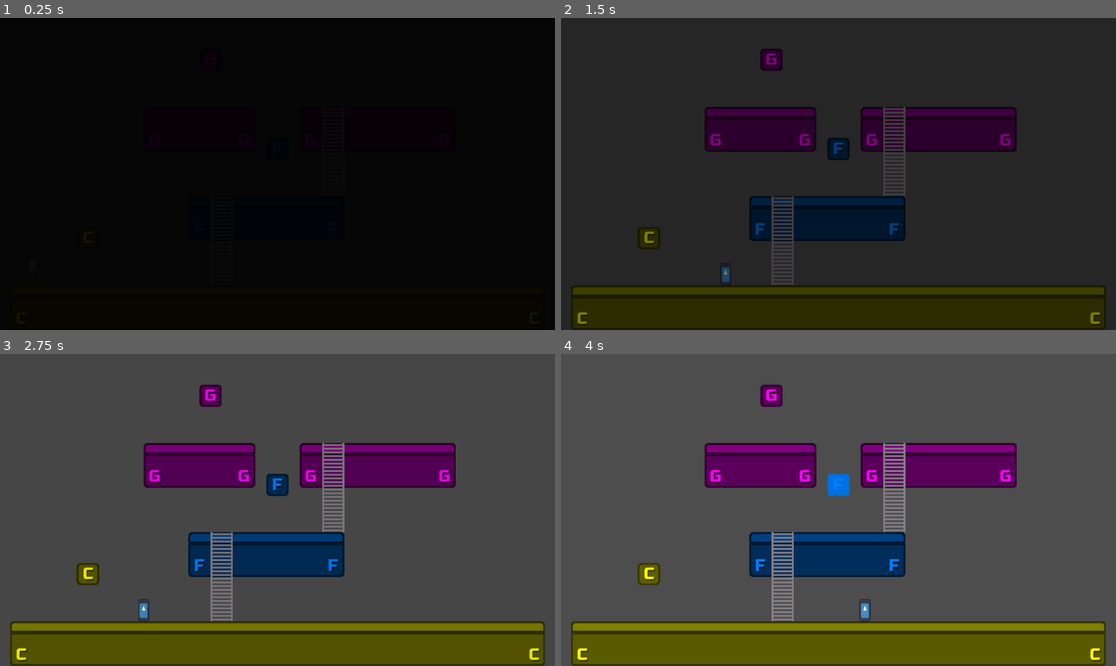
Above: before the commit, frames 1-4 (two rows, left to right).
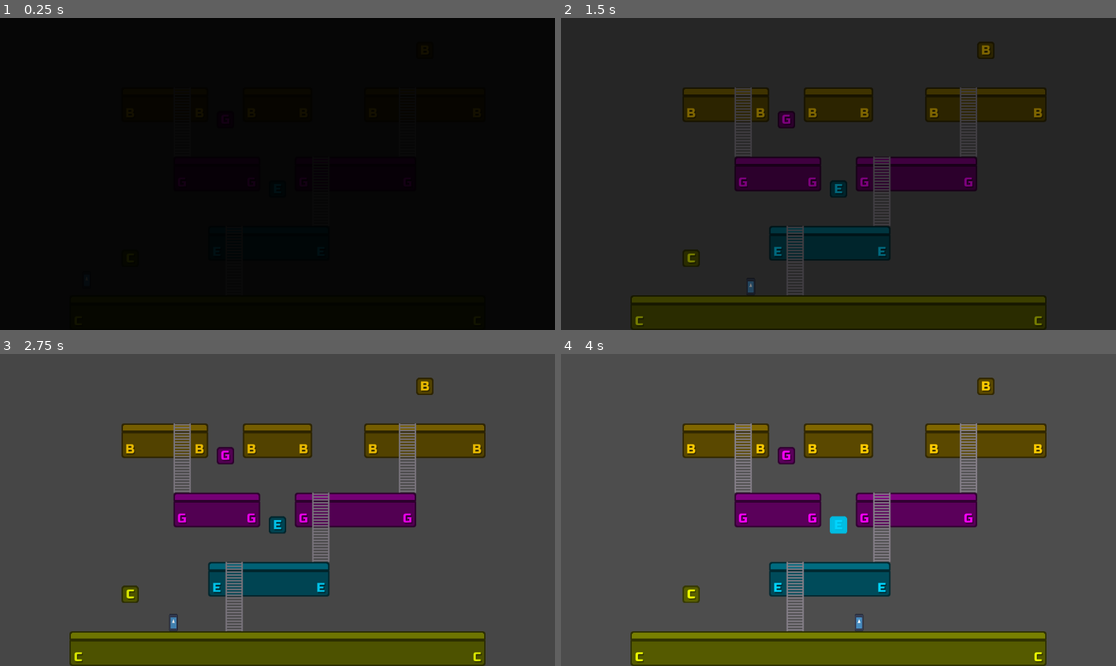
Above: after the commit, the same moments.

Repository: nicom7/game-off-2023
Game: Godot game, scene res://levels/world_a.tscn
The game is run twice, just before and just after one commit, with the same random seed, the same clock (stepped at 60 frames per second) and the same inputs. This scene is started directly instead of the project's main scene. The engine's default icon, where the game draws it, is replaced by a stand-in: a white triangle on a blue panel in a dark square.
Inputs:
- Up to frame 1 (0.25 s): no input
- Up to frame 2 (1.5 s): tap Enter at 0.5 s; hold Right (ui_right) from 0.53 s (still down)
- Up to frame 3 (2.75 s): release Right (ui_right) at 2.03 s; hold Left (ui_left) from 2.03 s (still down)
- Up to frame 4 (4 s): release Left (ui_left) at 2.78 s; hold Right (ui_right) from 2.78 s (still down)

The runs differ from the first frame. In frame 2, 27% of the frame differs, in the area x 1-99%, y 7-100%; in frame 3, 30%; in frame 4, 30%.

Commit message:
Move tone frequencies and colors to Config scene
- Autoload config scene
- Fix notes/stage computation when number of notes exceed the max number of stages

Diff:
--- a/game_objects/audio/note_player.gd
+++ b/game_objects/audio/note_player.gd
@@ -63,7 +63,7 @@
 		return
 
 	if not playback is AudioStreamGeneratorPlayback:
-		$AudioStreamPlayer.pitch_scale = pitch * Globals.TONE_FREQUENCIES[tone] / Globals.TONE_FREQUENCIES[Globals.Tone.A]
+		$AudioStreamPlayer.pitch_scale = pitch * Config.tone_frequencies[tone] / Config.tone_frequencies[Globals.Tone.A]
 	else:
 		$AudioStreamPlayer.pitch_scale = pitch
 
@@ -109,8 +109,8 @@
 
 func _fill_buffer():
 	var gen_playback = playback as AudioStreamGeneratorPlayback
-	var f1 = Globals.TONE_FREQUENCIES[tone]
-	var f2 = Globals.TONE_FREQUENCIES[tone] * 2
+	var f1 = Config.tone_frequencies[tone]
+	var f2 = Config.tone_frequencies[tone] * 2
 	var frames_available = gen_playback.get_frames_available()
 #	print("fill buffer, ", frames_available)
 
--- a/game_objects/platforms/platform.gd
+++ b/game_objects/platforms/platform.gd
@@ -39,7 +39,7 @@
 	if not is_node_ready():
 		return
 
-	modulate = Globals.TONE_COLORS[tone]
+	modulate = Config.tone_colors[tone]
 	var label = Globals.get_label_from_tone(tone)
 	%LeftPivot/Label.text = label
 	%RightPivot/Label.text = label
--- a/game_objects/switch_blocks/switch_block.gd
+++ b/game_objects/switch_blocks/switch_block.gd
@@ -45,7 +45,7 @@
 	if not is_node_ready():
 		return
 
-	modulate = Globals.TONE_COLORS[tone]
+	modulate = Config.tone_colors[tone]
 	$Block/ToneLabel.text = Globals.get_label_from_tone(tone)
 
 # Called when the node enters the scene tree for the first time.
--- a/levels/random_level_generator.gd
+++ b/levels/random_level_generator.gd
@@ -4,7 +4,8 @@
 @export var note_count_min: int = 2
 @export var note_count_max: int = 7
 
-const NOTES_PER_STAGE_COUNT_MAX: int = 2
+const NOTES_PER_STAGE_MAX: int = 2
+const STAGE_COUNT_MAX: int = 7
 
 var _scales: Dictionary = {}
 
@@ -21,10 +22,13 @@
 	var valid_scales = _scales[note_count]
 	notes = valid_scales.pick_random()
 
-	notes_per_stage_max = randi_range(1, NOTES_PER_STAGE_COUNT_MAX)
+	var _notes_per_stage_max = NOTES_PER_STAGE_MAX
+	var _notes_per_stage_min = clampi(ceili(notes.size() / (STAGE_COUNT_MAX as float)), 1, _notes_per_stage_max)
 
-	var _stage_count_min = ceili(notes.size() / float(notes_per_stage_max))
-	var _stage_count_max = notes.size()
+	notes_per_stage_max = randi_range(_notes_per_stage_min, _notes_per_stage_max)
+
+	var _stage_count_max = STAGE_COUNT_MAX
+	var _stage_count_min = clampi(ceili(notes.size() / (notes_per_stage_max as float)), 1, _stage_count_max)
 
 	stage_count_max = randi_range(_stage_count_min, _stage_count_max)
 
--- a/levels/world_a.tscn
+++ b/levels/world_a.tscn
@@ -70,6 +70,12 @@
 [node name="BoundingRect" parent="Environment/Stages/Stage0/PlatformSet" index="0"]
 shape = SubResource("RectangleShape2D_j14s7")
 
+[node name="Platform" parent="Environment/Stages/Stage0/PlatformSet" index="1"]
+modulate = Color(0.5, 1, 0, 1)
+
+[node name="SwitchBlock" parent="Environment/Stages/Stage0/PlatformSet" index="2"]
+modulate = Color(0.5, 1, 0, 1)
+
 [node name="Ladder" parent="Environment/Stages/Stage0/PlatformSet" index="3"]
 process_mode = 4
 
@@ -81,10 +87,12 @@
 shape = SubResource("RectangleShape2D_kcawv")
 
 [node name="Platform" parent="Environment/Stages/Stage0/PlatformSet2" index="1"]
+modulate = Color(0.5, 1, 0, 1)
 layer_0/tile_data = PackedInt32Array(0, 65536, 0, 65536, 65536, 2, 1, 131072, 0, 65537, 131072, 2, 2, 131072, 0, 65538, …(334 unchanged characters)…
 size = Vector2i(13, 2)
 
 [node name="SwitchBlock" parent="Environment/Stages/Stage0/PlatformSet2" index="2"]
+modulate = Color(0.5, 1, 0, 1)
 position = Vector2(384, -126)
 
 [node name="Ladder" parent="Environment/Stages/Stage0/PlatformSet2" index="3"]
@@ -101,14 +109,14 @@
 shape = SubResource("RectangleShape2D_ax677")
 
 [node name="Platform" parent="Environment/Stages/Stage1/PlatformSet" index="1"]
-modulate = Color(0, 1, 1, 1)
+modulate = Color(0, 0.5, 1, 1)
 position = Vector2(-48, 0)
 layer_0/tile_data = PackedInt32Array(0, 65536, 0, 65536, 65536, 2, 1, 131072, 0, 65537, 131072, 2, 2, 131072, 0, 65538, 131072, 2, 3, 131072, 0, 65539, 131072, 2, 4, 131072, 0, 65540, 131072, 2, 5, 131072, 0, 65541, 131072, 2, 6, 196608, 0, 65542, 196608, 2)
 size = Vector2i(7, 2)
 tone = 4
 
 [node name="SwitchBlock" parent="Environment/Stages/Stage1/PlatformSet" index="2"]
-modulate = Color(0, 1, 1, 1)
+modulate = Color(0, 0.5, 1, 1)
 position = Vector2(120, -126)
 tone = 4
 
@@ -121,21 +129,21 @@
 shape = SubResource("RectangleShape2D_d7xp7")
 
 [node name="Platform" parent="Environment/Stages/Stage1/PlatformSet2" index="1"]
-modulate = Color(0, 1, 1, 1)
+modulate = Color(0, 0.5, 1, 1)
 position = Vector2(-96, 0)
 layer_0/tile_data = PackedInt32Array(0, 65536, 0, 65536, 65536, 2, 1, 131072, 0, 65537, 131072, 2, 2, 131072, 0, 65538, 131072, 2, 3, 196608, 0, 65539, 196608, 2)
 size = Vector2i(4, 2)
 tone = 4
 
 [node name="Platform2" parent="Environment/Stages/Stage1/PlatformSet2" index="2" instance=ExtResource("4_dpbpj")]
-modulate = Color(0, 1, 1, 1)
+modulate = Color(0, 0.5, 1, 1)
 position = Vector2(-480, 0)
 layer_0/tile_data = PackedInt32Array(0, 65536, 0, 65536, 65536, 2, 1, 131072, 0, 65537, 131072, 2, 2, 131072, 0, 65538, 131072, 2, 3, 131072, 0, 65539, 131072, 2, 4, 131072, 0, 65540, 131072, 2, 5, 196608, 0, 65541, 196608, 2)
 size = Vector2i(6, 2)
 tone = 4
 
 [node name="SwitchBlock" parent="Environment/Stages/Stage1/PlatformSet2" index="3"]
-modulate = Color(0, 1, 1, 1)
+modulate = Color(0, 0.5, 1, 1)
 tone = 4
 
 [node name="Ladder" parent="Environment/Stages/Stage1/PlatformSet2" index="4"]
@@ -209,28 +217,28 @@
 shape = SubResource("RectangleShape2D_s0sa1")
 
 [node name="Platform" parent="Environment/Stages/Stage3/PlatformSet" index="1"]
-modulate = Color(0, 0.5, 1, 1)
+modulate = Color(0, 0, 1, 1)
 position = Vector2(-768, 0)
 layer_0/tile_data = PackedInt32Array(0, 65536, 0, 65536, 65536, 2, 1, 131072, 0, 65537, 131072, 2, 2, 131072, 0, 65538, 131072, 2, 3, 131072, 0, 65539, 131072, 2, 4, 196608, 0, 65540, 196608, 2)
 size = Vector2i(5, 2)
 tone = 5
 
 [node name="Platform2" parent="Environment/Stages/Stage3/PlatformSet" index="2" instance=ExtResource("4_dpbpj")]
-modulate = Color(0, 0.5, 1, 1)
+modulate = Color(0, 0, 1, 1)
 position = Vector2(-96, 0)
 layer_0/tile_data = PackedInt32Array(0, 65536, 0, 65536, 65536, 2, 1, 131072, 0, 65537, 131072, 2, 2, 131072, 0, 65538, 131072, 2, 3, 131072, 0, 65539, 131072, 2, 4, 131072, 0, 65540, 131072, 2, 5, 131072, 0, 65541, 131072, 2, 6, 196608, 0, 65542, 196608, 2)
 size = Vector2i(7, 2)
 tone = 5
 
 [node name="Platform3" parent="Environment/Stages/Stage3/PlatformSet" index="3" instance=ExtResource("4_dpbpj")]
-modulate = Color(0, 0.5, 1, 1)
+modulate = Color(0, 0, 1, 1)
 position = Vector2(-432, 0)
 layer_0/tile_data = PackedInt32Array(0, 65536, 0, 65536, 65536, 2, 1, 131072, 0, 65537, 131072, 2, 2, 131072, 0, 65538, 131072, 2, 3, 196608, 0, 65539, 196608, 2)
 size = Vector2i(4, 2)
 tone = 5
 
 [node name="SwitchBlock" parent="Environment/Stages/Stage3/PlatformSet" index="4"]
-modulate = Color(0, 0.5, 1, 1)
+modulate = Color(0, 0, 1, 1)
 position = Vector2(48, -126)
 tone = 5
 
@@ -247,13 +255,13 @@
 shape = SubResource("RectangleShape2D_x82ws")
 
 [node name="Platform" parent="Environment/Stages/Stage3/PlatformSet2" index="1"]
-modulate = Color(0, 0.5, 1, 1)
+modulate = Color(0, 0, 1, 1)
 layer_0/tile_data = PackedInt32Array(0, 65536, 0, 65536, 65536, 2, 1, 131072, 0, 65537, 131072, 2, 2, 131072, 0, 65538, 131072, 2, 3, 131072, 0, 65539, 131072, 2, 4, 196608, 0, 65540, 196608, 2)
 size = Vector2i(5, 2)
 tone = 5
 
 [node name="SwitchBlock" parent="Environment/Stages/Stage3/PlatformSet2" index="2"]
-modulate = Color(0, 0.5, 1, 1)
+modulate = Color(0, 0, 1, 1)
 position = Vector2(192, -126)
 tone = 5
 
@@ -363,14 +371,14 @@
 shape = SubResource("RectangleShape2D_5qrl7")
 
 [node name="Platform" parent="Environment/Stages/Stage6/PlatformSet" index="1"]
-modulate = Color(1, 0.5, 0, 1)
+modulate = Color(1, 1, 0, 1)
 position = Vector2(-240, 0)
 layer_0/tile_data = PackedInt32Array(0, 65536, 0, 65536, 65536, 2, 1, 131072, 0, 65537, 131072, 2, 2, 131072, 0, 65538, …(235 unchanged characters)…
 size = Vector2i(10, 2)
 tone = 1
 
 [node name="SwitchBlock" parent="Environment/Stages/Stage6/PlatformSet" index="2"]
-modulate = Color(1, 0.5, 0, 1)
+modulate = Color(1, 1, 0, 1)
 position = Vector2(-48, -126)
 tone = 1
 
@@ -386,14 +394,14 @@
 shape = SubResource("RectangleShape2D_ykiij")
 
 [node name="Platform" parent="Environment/Stages/Stage6/PlatformSet2" index="1"]
-modulate = Color(1, 0.5, 0, 1)
+modulate = Color(1, 1, 0, 1)
 position = Vector2(-48, 0)
 layer_0/tile_data = PackedInt32Array(0, 65536, 0, 65536, 65536, 2, 1, 131072, 0, 65537, 131072, 2, 2, 131072, 0, 65538, 131072, 2, 3, 131072, 0, 65539, 131072, 2, 4, 131072, 0, 65540, 131072, 2, 5, 196608, 0, 65541, 196608, 2)
 size = Vector2i(6, 2)
 tone = 1
 
 [node name="SwitchBlock" parent="Environment/Stages/Stage6/PlatformSet2" index="2"]
-modulate = Color(1, 0.5, 0, 1)
+modulate = Color(1, 1, 0, 1)
 position = Vector2(48, -126)
 tone = 1
 
@@ -402,8 +410,6 @@
 
 [node name="RandomLevelGenerator" type="Node" parent="." index="10"]
 script = ExtResource("5_0k853")
-note_count_min = 3
-note_count_max = 4
 
 [editable path="Environment/Stages/Stage0/PlatformSet"]
 [editable path="Environment/Stages/Stage0/PlatformSet2"]
--- a/project.godot
+++ b/project.godot
@@ -18,6 +18,10 @@
 [audio]
 
 buses/default_bus_layout="res://audio/default_bus_layout.tres"
+
+[autoload]
+
+Config="*res://utils/config.tscn"
 
 [debug]
 
--- /dev/null
+++ b/utils/config.gd
@@ -0,0 +1,31 @@
+extends Node
+
+@export var tone_frequencies: Array[float] = [
+	220,		# A
+	246.94,		# B
+	261.63,		# C
+	293.66,		# D
+	329.63,		# E
+	349.23,		# F
+	392,		# G
+	233.08,		# A#
+	277.18,		# C#
+	311.13,		# D#
+	369.99,		# F#
+	415.3		# G#
+]
+
+@export var tone_colors: Array[Color] = [
+	Color(1, 0, 0),		# A		0
+	Color(1, 1, 0),		# B		60
+	Color(0.5, 1, 0),	# C		90
+	Color(0, 1, 0.5),	# D		150
+	Color(0, 0.5, 1),	# E		210
+	Color(0, 0, 1),		# F		240
+	Color(1, 0, 1),		# G		300
+	Color(1, 0.5, 0),	# A#	30
+	Color(0, 1, 0),		# C#	120
+	Color(0, 1, 1),		# D#	180
+	Color(0.5, 0, 1),	# F#	270
+	Color(1, 0, 0.5),	# G#	330
+]
--- /dev/null
+++ b/utils/config.tscn
@@ -0,0 +1,7 @@
+[gd_scene load_steps=2 format=3 uid="uid://ul1oby72du11"]
+
+[ext_resource type="Script" path="res://utils/config.gd" id="1_kkqhc"]
+
+[node name="Config" type="Node"]
+script = ExtResource("1_kkqhc")
+tone_colors = Array[Color]([Color(1, 0.407843, 0.337255, 1), Color(1, 0.8, 0, 1), Color(0.941176, 1, 0, 1), Color(0, 1, 0.5, 1), Color(0, 0.833333, 1, 1), Color(0.32, 0.467333, 1, 1), Color(1, 0, 1, 1), Color(1, 0.466667, 0, 1), Color(0.5, 1, 0, 1), Color(0, 1, 1, 1), Color(0.611765, 0.454902, 1, 1), Color(1, 0, 0.5, 1)])
--- a/utils/globals.gd
+++ b/utils/globals.gd
@@ -16,36 +16,6 @@
 	FS,
 	GS,
 }
-
-const TONE_FREQUENCIES: Array[float] = [
-	220,
-	246.94,
-	261.63,
-	293.66,
-	329.63,
-	349.23,
-	392,
-	233.08,
-	277.18,
-	311.13,
-	369.99,
-	415.3
-]
-
-const TONE_COLORS: Array[Color] = [
-	Color(1, 0, 0),		# A
-	Color(1, 0.5, 0),	# B
-	Color(1, 1, 0),		# C
-	Color(0, 1, 0),		# D
-	Color(0, 1, 1),		# E
-	Color(0, 0.5, 1),	# F
-	Color(1, 0, 1),		# G
-	Color(1, 0.75, 0),	# A#
-	Color(0.5, 1, 0),	# C#
-	Color(0, 1, 0.5),	# D#
-	Color(0.5, 0, 1),	# F#
-	Color(1, 0, 0.5),	# G#
-]
 
 const ACTION_SUFFIX: String = "_note"
 
